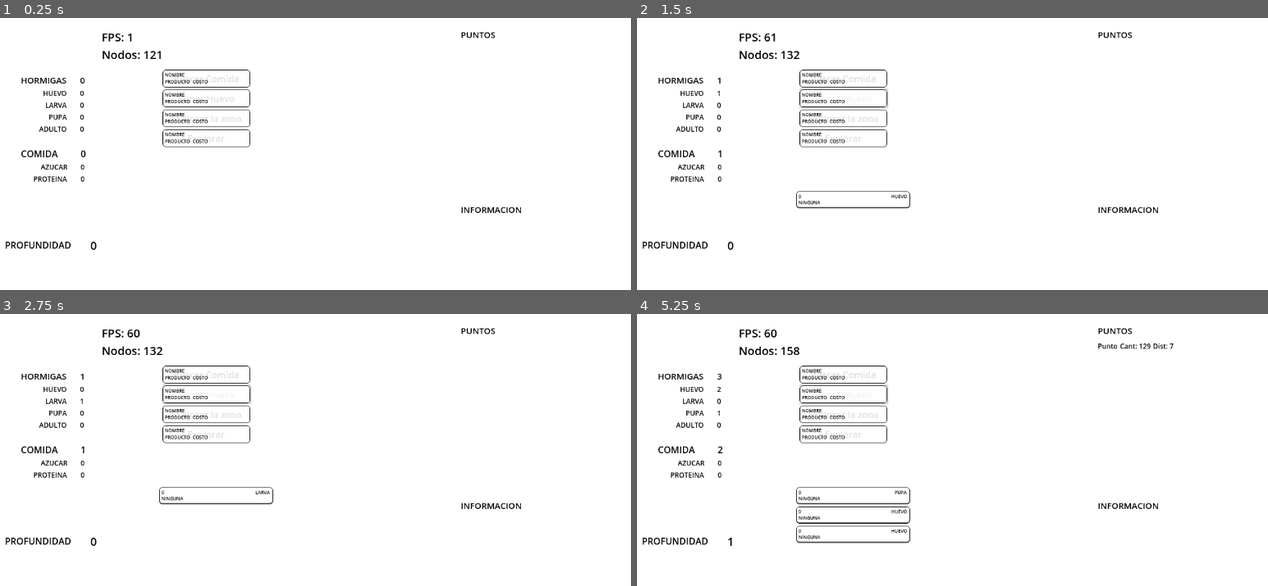
Above: before the commit, frames 1-4 (two rows, left to right).
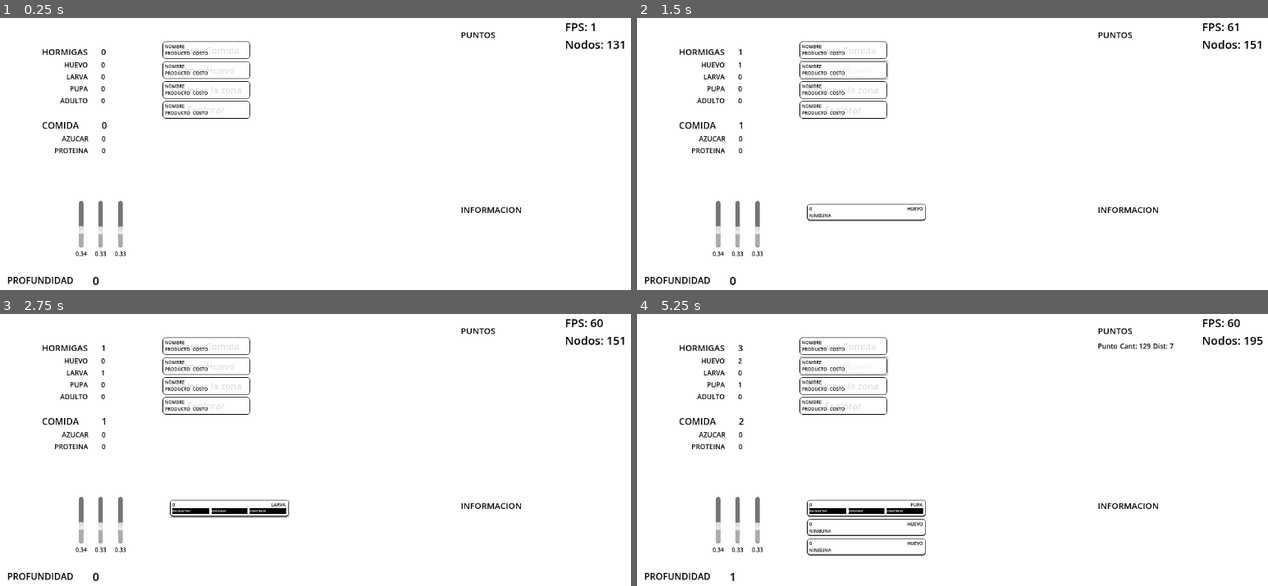
Above: after the commit, the same moments.

Repository: Abiel-z/idle_ants
Game: Godot game, scene res://tscn/base.tscn
Same seed, same stepped clock (60 frames per second), same inputs: the game is played once before the commit and once after it.
Inputs (mouse positions are in pixels of both pictures, inside the frame that each line leads up to):
- Up to frame 1 (0.25 s): no input
- Up to frame 2 (1.5 s): click "Buscar Comida" at 0.5 s; click "Poner Huevo" at 1.25 s
- Up to frame 3 (2.75 s): click (227, 507) at 2.02 s
- Up to frame 4 (5.25 s): click "Explorar la zona" at 2.75 s; click "Explorar" at 3.5 s; click "Buscar Comida" at 4.25 s; click "Poner Huevo" at 5 s

The runs differ from the first frame. In frame 1, 4.3% of the frame differs, in the area x 0-99%, y 1-99%; in frame 2, 5.1%; in frame 3, 5.4%; in frame 4, 6.4%, in the area x 0-100%, y 1-99%.

Commit message:
implementacion sliders de prioridades

Diff:
--- a/gd/controller_botones_salas.gd
+++ b/gd/controller_botones_salas.gd
@@ -1,6 +1,5 @@
 extends VBoxContainer
 
-signal sala_desbloqueada(sala: SalaData)
 signal construccion_iniciada(sala: SalaData)
 
 @export var boton_scene : PackedScene
@@ -9,15 +8,13 @@
 var botones := {}
 
 func _ready():
+	ControllerExcavacion.connect("sala_desbloqueada", _check_desbloqueos)
 	salas_disponibles = ControllerExcavacion.salas_disponibles
 	for sala in salas_disponibles:
 		sala.connect("datos_cambiados" , _check_desbloqueos)
 
-func _process(delta):
-	_check_desbloqueos()
-
 func crear_boton(sala: SalaData, callback: Callable, contenedor: Node):
-	if sala in botones:
+	if sala.id in botones:
 		return
 
 	var boton = boton_scene.instantiate()
@@ -27,6 +24,8 @@
 	botones[sala.id] = boton
 
 func _check_desbloqueos():
+	print("SALAS DISPONIBLES")
+	print(salas_disponibles)
 	for sala in salas_disponibles:
 		if sala.estado != SalaData.Estado.BLOQUEADA:
 			continue
@@ -35,7 +34,7 @@
 			desbloquear_sala(sala)
 
 func desbloquear_sala(sala: SalaData):
-	emit_signal("sala_desbloqueada", sala.nombre)
+	emit_signal("sala_desbloqueada", sala)
 	crear_boton(
 		sala,
 		func():comprar_sala(sala),
--- a/gd/controller_excavacion.gd
+++ b/gd/controller_excavacion.gd
@@ -1,14 +1,20 @@
 extends Node
 
-var profundidad := 0.0
+signal sala_desbloqueada
+
+var profundidad : int = 0
 
 var salas_disponibles : Array[SalaData] = []
 var salas_en_construccion : Array[SalaData] = []
+var salas_desbloqueadas : Array[SalaData] = []
 
 func _ready():
 	cargar_salas()
 
 func _process(delta):
+	for sala in salas_disponibles:
+		if sala.estado == SalaData.Estado.BLOQUEADA and profundidad >= sala.profundidad_desbloqueo:
+			emit_signal("sala_desbloqueada")
 	get_salas_en_construccion()
 
 func excavar(cantidad):
--- a/gd/controller_logs_informacion.gd
+++ b/gd/controller_logs_informacion.gd
@@ -28,7 +28,7 @@
 	txt_display_informacion.scroll_to_line(txt_display_informacion.get_line_count())
 
 func _on_sala_desbloqueada(sala):
-	agregar_log("Ahora puedes construir : " + sala)
+	agregar_log("Ahora puedes construir : " + sala.nombre)
 
 func _on_error_entrega(causa):
 	agregar_log(causa)
--- /dev/null
+++ b/gd/controller_seleccion_hormigas.gd
@@ -0,0 +1,64 @@
+extends ScrollContainer
+
+signal seleccion_cambiada(hormigas)
+
+var hormigas_seleccionadas := []
+
+@onready var layout = $layout_lista_hormigas
+@onready var ui_sliders = get_node("/root/BASE/escena_principal/HUD_1/ui_sliders")
+
+
+var ignorar_actualizacion := false
+
+func _ready():
+	ui_sliders.connect("prioridades_cambiadas", _on_prioridades_cambiadas)
+
+
+# Called every frame. 'delta' is the elapsed time since the previous frame.
+func _process(delta):
+	pass
+
+func _on_prioridades_cambiadas(valores):
+	print("PRIORIDADES CAMBIADAS")
+	ignorar_actualizacion = true
+	for h in hormigas_seleccionadas:
+		h.prioridad_recolectar = valores["recolectar"]
+		h.prioridad_explorar = valores["explorar"]
+		h.prioridad_construir = valores["construir"]
+		layout.items[h].actualizar_barra()
+	ignorar_actualizacion = false
+
+func toggle_hormiga(hormiga):
+	print("func toggle_homiga ejecutandose")
+	if hormiga in hormigas_seleccionadas:
+		hormigas_seleccionadas.erase(hormiga)
+	else :
+		hormigas_seleccionadas.append(hormiga)
+	emit_signal("seleccion_cambiada", hormigas_seleccionadas)
+	actualizar_visual()
+	actualizar_sliders_desde_seleccion()
+
+func actualizar_visual():
+	for h in layout.items.keys():
+		var item = layout.items[h]
+		item.set_seleccionada(h in hormigas_seleccionadas)
+
+func actualizar_sliders_desde_seleccion():
+	print("func actualizar_sliders_desde_seleccion ejecutandose")
+	if ignorar_actualizacion:
+		return
+	if hormigas_seleccionadas.is_empty():
+		return
+	var promedio = {
+		"recolectar" : 0.0,
+		"explorar": 0.0,
+		"construir": 0.0
+	}
+	for h in hormigas_seleccionadas:
+		promedio["recolectar"] += h.prioridad_recolectar
+		promedio["explorar"] += h.prioridad_explorar
+		promedio["construir"] += h.prioridad_construir
+	var n = hormigas_seleccionadas.size()
+	for k in promedio:
+		promedio[k] /= n
+	ui_sliders.set_valores(promedio)
--- a/gd/hormiga.gd
+++ b/gd/hormiga.gd
@@ -38,15 +38,19 @@
 var salud := 100.0
 
 var consumo_por_tick := 0.1
-var mordisco_por_tick := 0.5
+var mordisco_por_tick : float = 0.5
 var hambre_max := 10.0
+
+# --- VARIABLES PRIORIDADES ---
+var prioridad_recolectar := 0.34
+var prioridad_explorar := 0.33
+var prioridad_construir := 0.33
 
 var en_exterior := false
 var muerta := false
 
 var buff_recoleccion := 1.0
 var sala_seleccionada : SalaData = null
-
 
 # -- FUNCIONES CONTROL --
 func _init():
@@ -130,30 +134,34 @@
 # -- FUNCIONES VITALES --
 
 func get_salas_por_construir() -> Array:
-	var lista_en_construccion : Array = []
-	var salas_disponibles = ControllerExcavacion.salas_disponibles
-	for sala in salas_disponibles:
+	var lista := []
+	for sala in ControllerExcavacion.salas_disponibles:
 		if sala.estado == SalaData.Estado.EN_CONSTRUCCION:
-			lista_en_construccion.append(sala)
-			return lista_en_construccion
-	return lista_en_construccion
+			lista.append(sala)
+	return lista
 
 # --- FUNCIONES IDLE ---
 func idle():
-
 	if hambre < 5 and not en_exterior:
 		iniciar_comer()
 		return
-	if randf() < 0.05:
-		if get_salas_por_construir() != null:
+	elegir_accion()
+
+func elegir_accion():
+	var total = prioridad_recolectar + prioridad_explorar + prioridad_construir
+	var r = randf() * total
+
+	if r < prioridad_construir:
+		if get_salas_por_construir().size() > 0:
 			iniciar_excavacion()
 			return
-	if randf() < 0.10:
+	if r < prioridad_construir + prioridad_explorar:
 		iniciar_exploracion()
 		return
-	var punto = ControllerForrajeo.obtener_punto()
-	if punto != null:
-		asignar_punto(punto)
+	else:
+		var punto = ControllerForrajeo.obtener_punto()
+		if punto != null:
+			asignar_punto(punto)
 # --- FUNCIONES IDLE ---
 
 # -- FUCNIONES EXPLORACION --
@@ -273,9 +281,7 @@
 		return
 	sala_seleccionada = ControllerExcavacion.salas_en_construccion.pick_random()
 
-
 func excavar(sala : SalaData):
-	# RECIBIR SALA A EXCAVAR EN SALAS_DISPONIBLES
 	var sala_elegida = sala
 	if sala_elegida == null:
 		return
--- a/gd/salaData.gd
+++ b/gd/salaData.gd
@@ -16,6 +16,7 @@
 @export var estado := Estado.BLOQUEADA
 @export var profundidad_desbloqueo : int = 0
 @export var costo : int = 100
+@export var material_total : float = 60
 @export var material_restante : float = 60
 @export var descripcion : String
 
--- a/gd/ui_boton_sala_desbloqueada.gd
+++ b/gd/ui_boton_sala_desbloqueada.gd
@@ -5,6 +5,7 @@
 @onready var lab_estado = $general/vertical/horizontal_1/estado
 @onready var lab_materia_restante = $general/vertical/horizontal_2/materia_restante
 @onready var lab_cantidad = $general/vertical/horizontal_2/cantidad
+@onready var barra_progreso = $general/vertical/horizontal_3/barra_progreso
 
 var data : SalaData
 
@@ -49,10 +50,16 @@
 	actualizar()
 
 func actualizar():
-	print("ACTUALIZANDO SALA EN CONSTRUCCION", data.id)
 	if not data:
 		return
+
 	if data.estado == SalaData.Estado.EN_CONSTRUCCION :
+
+		barra_progreso.visible = true
+		var progreso_restante : float = 1.0 - (data.material_restante / data.material_total)
+		barra_progreso.value = progreso_restante * 100
+
+
 		lab_nombre.text = data.nombre
 		lab_estado.text = estado_a_texto(data.estado)
 
@@ -64,6 +71,6 @@
 	if data.estado == SalaData.Estado.CONSTRUIDA:
 		lab_nombre.text = data.nombre
 		lab_estado.text = estado_a_texto(data.estado)
-
+		barra_progreso.visible = false
 		lab_cantidad.visible = false
 		lab_materia_restante.visible = false
--- a/gd/ui_hormiga.gd
+++ b/gd/ui_hormiga.gd
@@ -1,20 +1,60 @@
-extends Control
+extends Button
 
 @onready var lab_tipo = $container/top/nombre
 @onready var lab_estado = $container/top/estado
-@onready var lab_accion = $container/sub/accion
-@onready var lab_cantidad = $container/sub/cantidad
-@onready var lab_estado_recoleccion = $container/sub/estado_recoleccion
+@onready var lab_accion = $container/sub/textos/accion
+@onready var lab_cantidad = $container/sub/textos/cantidad
+@onready var lab_estado_recoleccion = $container/sub/textos/estado_recoleccion
+
+
+@onready var lay_barra = $container/sub/lay_barra
+@onready var lay_textos = $container/sub/textos
+
+@onready var barra_recolectar = $container/sub/lay_barra/container_barra/barra_recolectar
+@onready var barra_explorar = $container/sub/lay_barra/container_barra/barra_explorar
+@onready var barra_construir = $container/sub/lay_barra/container_barra/barra_construir
+
 
 var hormiga
 
 func _ready():
 	if hormiga != null:
 		actualizar()
+	mostrar_textos()
+
+func _pressed():
+	get_parent().get_parent().toggle_hormiga(hormiga)
+
+func actualizar_barra():
+	if hormiga == null:
+		return
+	barra_recolectar.size_flags_stretch_ratio = hormiga.prioridad_recolectar
+	barra_explorar.size_flags_stretch_ratio = hormiga.prioridad_explorar
+	barra_construir.size_flags_stretch_ratio = hormiga.prioridad_construir
 
 func set_hormiga(h):
 	hormiga = h
 	call_deferred("actualizar")
+
+func mostrar_barra():
+	print("mostrando_barra")
+	lay_barra.visible = true
+	lay_textos.visible = false
+
+func mostrar_textos():
+	print("mostrando_textos")
+	lay_barra.visible = false
+	lay_textos.visible = true
+
+
+func set_seleccionada(valor: bool):
+	if valor:
+		self_modulate = Color.WHITE
+		mostrar_barra()
+	else:
+		self_modulate = Color.DIM_GRAY
+		mostrar_textos()
+
 
 func actualizar():
 	if hormiga == null:
@@ -30,3 +70,4 @@
 	else:
 		lab_estado_recoleccion.text = ""
 		lab_cantidad.text = ""
+	actualizar_barra()
--- /dev/null
+++ b/gd/ui_sliders.gd
@@ -0,0 +1,85 @@
+extends Control
+
+signal prioridades_cambiadas(valores :Dictionary)
+
+@onready var slider_recolectar : Slider = $horizontal_1/vertical_1/slider_recolectar
+@onready var slider_explorar : Slider = $horizontal_1/vertical_2/slider_explorar
+@onready var slider_construir : Slider = $horizontal_1/vertical_3/slider_construir
+
+@onready var texto_recolectar : Label = $horizontal_1/vertical_1/valor_recolectar
+@onready var texto_explorar : Label = $horizontal_1/vertical_2/valor_explorar
+@onready var texto_construir : Label = $horizontal_1/vertical_3/valor_construir
+
+var valores = {
+	"recolectar" : 0.34,
+	"explorar" : 0.33,
+	"construir" : 0.33
+}
+var actualizando := false
+
+func _ready():
+	slider_recolectar.value_changed.connect(_on_slider_recolectar)
+	slider_explorar.value_changed.connect(_on_slider_explorar)
+	slider_construir.value_changed.connect(_on_slider_construir)
+
+	slider_recolectar.step = 0.01
+	slider_explorar.step = 0.01
+	slider_construir.step = 0.01
+
+	actualizar_sliders()
+	actualizar_textos()
+
+
+func actualizar_sliders():
+	slider_recolectar.value = valores["recolectar"]
+	slider_explorar.value = valores["explorar"]
+	slider_construir.value = valores["construir"]
+
+func _on_slider_construir(value):
+	cambiar_valor("construir", value)
+
+func _on_slider_explorar(value):
+	cambiar_valor("explorar", value)
+
+func _on_slider_recolectar(value):
+	cambiar_valor("recolectar", value)
+
+func actualizar_textos():
+	texto_recolectar.text = "%.2f" % valores["recolectar"]
+	texto_explorar.text = "%.2f" % valores["explorar"]
+	texto_construir.text = "%.2f" % valores["construir"]
+
+
+func set_valores(nuevos: Dictionary):
+	print("set valores llamado")
+	actualizando = true
+	valores = nuevos.duplicate()
+	actualizar_sliders()
+	actualizar_textos()
+	actualizando = false
+
+func cambiar_valor(tipo: String , nuevo_valor: float):
+	if actualizando:
+		return
+	actualizando = true
+	var delta = nuevo_valor - valores [tipo]
+	valores[tipo] = nuevo_valor
+
+	var otros = valores.keys().filter(func(k):return k!=tipo)
+	for k in otros:
+		valores[k] -= delta / otros.size()
+
+	normalizar()
+	actualizar_sliders()
+	actualizar_textos()
+	emit_signal("prioridades_cambiadas", valores)
+	actualizando = false
+
+func normalizar():
+	var total = 0.0
+	for v in valores.values():
+		total += v
+	if total == 0:
+		return
+	for k in valores.keys():
+		valores[k] = clamp(valores[k] / total, 0.0, 1.0)
--- a/tscn/base.tscn
+++ b/tscn/base.tscn
@@ -12,8 +12,10 @@
 [ext_resource type="PackedScene" uid="uid://cfr5j7r3npq7p" path="res://tscn/ui_hormiga.tscn" id="5_j2ixq"]
 [ext_resource type="Script" path="res://gd/controller_botones_salas.gd" id="6_btven"]
 [ext_resource type="PackedScene" uid="uid://r232oo0w42ra" path="res://tscn/ui_boton_sala.tscn" id="7_k3b3j"]
+[ext_resource type="Script" path="res://gd/controller_seleccion_hormigas.gd" id="9_jwwwe"]
 [ext_resource type="Script" path="res://gd/controller_botones_salas_desbloqueadas.gd" id="10_haubx"]
 [ext_resource type="PackedScene" uid="uid://cwo87e1ogx5id" path="res://tscn/ui_boton_sala_desbloqueada.tscn" id="11_s6f7v"]
+[ext_resource type="PackedScene" uid="uid://cc76xwd4bvmf8" path="res://tscn/ui_sliders.tscn" id="15_r0baw"]
 
 [node name="BASE" type="Control"]
 layout_mode = 3
@@ -53,13 +55,20 @@
 layout_mode = 2
 size_flags_horizontal = 3
 size_flags_stretch_ratio = 0.75
+mouse_filter = 2
+
+[node name="ui_sliders" parent="escena_principal/HUD_1" instance=ExtResource("15_r0baw")]
+offset_left = 158.0
+offset_top = 341.0
+offset_right = 258.0
+offset_bottom = 441.0
 
 [node name="FPS" type="Label" parent="escena_principal/HUD_1"]
 layout_mode = 0
-offset_left = 209.0
-offset_top = 38.0
-offset_right = 249.0
-offset_bottom = 66.0
+offset_left = 1023.0
+offset_top = 20.0
+offset_right = 1063.0
+offset_bottom = 48.0
 theme_override_colors/font_color = Color(0, 0, 0, 1)
 theme_override_font_sizes/font_size = 20
 text = "000"
@@ -67,22 +76,12 @@
 
 [node name="hud_inventario" type="Control" parent="escena_principal/HUD_1"]
 layout_mode = 1
-anchors_preset = 15
-anchor_right = 1.0
-anchor_bottom = 1.0
-grow_horizontal = 2
-grow_vertical = 2
-
-[node name="RichTextLabel" type="RichTextLabel" parent="escena_principal/HUD_1/hud_inventario"]
-layout_mode = 1
-anchors_preset = -1
-anchor_left = 0.089
-anchor_top = 0.126
-anchor_right = 0.579
-anchor_bottom = 0.466
-offset_left = 0.306
-offset_top = 0.159996
-text = "HOLA HOLA COMO ESTAMOS PROBANDO PROBANDO"
+anchor_left = 0.192
+anchor_top = 0.104
+anchor_right = 0.737
+anchor_bottom = 0.445
+grow_horizontal = 2
+grow_vertical = 2
 
 [node name="controller_labels_datos" type="HBoxContainer" parent="escena_principal/HUD_1/hud_inventario"]
 layout_mode = 1
@@ -268,7 +267,11 @@
 anchor_left = 0.125
 anchor_top = 0.625
 anchor_right = 0.647
-anchor_bottom = 0.909
+anchor_bottom = 0.856
+offset_left = 4.0
+offset_top = 62.0
+offset_right = 4.0
+offset_bottom = 62.0
 script = ExtResource("3_g108p")
 
 [node name="lay_profundidad" type="HBoxContainer" parent="escena_principal/HUD_1/hud_salas"]
@@ -308,9 +311,9 @@
 clip_contents = true
 layout_mode = 1
 anchors_preset = -1
-anchor_top = 0.17
+anchor_top = 0.093
 anchor_right = 0.75
-anchor_bottom = 0.431
+anchor_bottom = 0.336
 
 [node name="controller_botones_player" type="VBoxContainer" parent="escena_principal/HUD_2/hud_botones/lay_controller_botones"]
 layout_mode = 2
@@ -324,17 +327,26 @@
 script = ExtResource("6_btven")
 boton_scene = ExtResource("7_k3b3j")
 
-[node name="scroll_lay_lista_hormigas" type="ScrollContainer" parent="escena_principal/HUD_2/hud_botones"]
+[node name="lay_seleccion_homigas" type="Control" parent="escena_principal/HUD_2/hud_botones"]
+layout_mode = 1
+anchor_left = 0.032
+anchor_top = 0.534
+anchor_right = 0.536
+anchor_bottom = 0.865
+grow_horizontal = 2
+grow_vertical = 2
+
+[node name="controller_seleccion_hormigas" type="ScrollContainer" parent="escena_principal/HUD_2/hud_botones/lay_seleccion_homigas"]
 custom_minimum_size = Vector2(200, 0)
 layout_mode = 1
-anchors_preset = -1
-anchor_top = 0.5
-anchor_right = 0.45
-anchor_bottom = 0.909
-grow_horizontal = 2
-grow_vertical = 2
-
-[node name="layout_lista_hormigas" type="VBoxContainer" parent="escena_principal/HUD_2/hud_botones/scroll_lay_lista_hormigas"]
+anchors_preset = 15
+anchor_right = 1.0
+anchor_bottom = 1.0
+grow_horizontal = 2
+grow_vertical = 2
+script = ExtResource("9_jwwwe")
+
+[node name="layout_lista_hormigas" type="VBoxContainer" parent="escena_principal/HUD_2/hud_botones/lay_seleccion_homigas/controller_seleccion_hormigas"]
 layout_mode = 2
 size_flags_horizontal = 3
 size_flags_vertical = 3
@@ -344,7 +356,7 @@
 [node name="scroll_lay_lista_salas_construidas" type="ScrollContainer" parent="escena_principal/HUD_2/hud_botones"]
 layout_mode = 1
 anchors_preset = -1
-anchor_left = 0.48
+anchor_left = 0.547
 anchor_top = 0.5
 anchor_right = 0.988
 anchor_bottom = 0.96
--- a/tscn/ui_boton_sala_desbloqueada.tscn
+++ b/tscn/ui_boton_sala_desbloqueada.tscn
@@ -84,3 +84,10 @@
 theme_override_font_sizes/font_size = 8
 text = "00"
 horizontal_alignment = 2
+
+[node name="horizontal_3" type="HBoxContainer" parent="general/vertical"]
+layout_mode = 2
+alignment = 2
+
+[node name="barra_progreso" type="ProgressBar" parent="general/vertical/horizontal_3"]
+layout_mode = 2
--- a/tscn/ui_hormiga.tscn
+++ b/tscn/ui_hormiga.tscn
@@ -16,13 +16,13 @@
 corner_radius_bottom_right = 5
 corner_radius_bottom_left = 5
 
-[node name="ui_hormiga" type="Control"]
+[node name="ui_hormiga" type="Button"]
 custom_minimum_size = Vector2(100, 30)
-layout_mode = 3
-anchors_preset = 0
 offset_right = 100.0
 offset_bottom = 30.0
 size_flags_horizontal = 3
+toggle_mode = true
+flat = true
 script = ExtResource("1_d25f0")
 
 [node name="BORDE" type="Panel" parent="."]
@@ -68,22 +68,93 @@
 text = "LARVA"
 horizontal_alignment = 2
 
-[node name="sub" type="HBoxContainer" parent="container"]
+[node name="sub" type="Control" parent="container"]
 layout_mode = 2
+size_flags_vertical = 3
+mouse_filter = 2
 
-[node name="accion" type="Label" parent="container/sub"]
+[node name="lay_barra" type="Control" parent="container/sub"]
+layout_mode = 1
+anchors_preset = 15
+anchor_right = 1.0
+anchor_bottom = 1.0
+grow_horizontal = 2
+grow_vertical = 2
+mouse_filter = 2
+
+[node name="container_barra" type="HBoxContainer" parent="container/sub/lay_barra"]
+layout_mode = 1
+anchors_preset = -1
+anchor_top = 0.091
+anchor_right = 1.0
+anchor_bottom = 0.731
+grow_horizontal = 2
+grow_vertical = 2
+
+[node name="barra_recolectar" type="ColorRect" parent="container/sub/lay_barra/container_barra"]
+layout_mode = 2
+size_flags_horizontal = 3
+color = Color(0, 0, 0, 1)
+
+[node name="texto_recolectar" type="Label" parent="container/sub/lay_barra/container_barra/barra_recolectar"]
+layout_mode = 0
+offset_top = 1.453
+offset_right = 40.0
+offset_bottom = 24.453
+theme_override_colors/font_color = Color(1, 1, 1, 1)
+theme_override_font_sizes/font_size = 5
+text = "RECOLECTAR"
+
+[node name="barra_explorar" type="ColorRect" parent="container/sub/lay_barra/container_barra"]
+layout_mode = 2
+size_flags_horizontal = 3
+color = Color(0, 0, 0, 1)
+
+[node name="texto_explorar" type="Label" parent="container/sub/lay_barra/container_barra/barra_explorar"]
+layout_mode = 0
+offset_top = 1.453
+offset_right = 40.0
+offset_bottom = 24.453
+theme_override_colors/font_color = Color(1, 1, 1, 1)
+theme_override_font_sizes/font_size = 5
+text = "EXPLORAR"
+
+[node name="barra_construir" type="ColorRect" parent="container/sub/lay_barra/container_barra"]
+layout_mode = 2
+size_flags_horizontal = 3
+color = Color(0, 0, 0, 1)
+
+[node name="texto_construir" type="Label" parent="container/sub/lay_barra/container_barra/barra_construir"]
+layout_mode = 0
+offset_top = 1.453
+offset_right = 40.0
+offset_bottom = 24.453
+theme_override_colors/font_color = Color(1, 1, 1, 1)
+theme_override_font_sizes/font_size = 5
+text = "CONSTRUIR"
+
+[node name="textos" type="HBoxContainer" parent="container/sub"]
+layout_mode = 1
+anchors_preset = 15
+anchor_right = 1.0
+anchor_bottom = 1.0
+grow_horizontal = 2
+grow_vertical = 2
+size_flags_horizontal = 3
+
+[node name="accion" type="Label" parent="container/sub/textos"]
 layout_mode = 2
 theme_override_colors/font_color = Color(0, 0, 0, 1)
 theme_override_font_sizes/font_size = 8
 text = "RECOLECTANDO"
 
-[node name="estado_recoleccion" type="Label" parent="container/sub"]
+[node name="estado_recoleccion" type="Label" parent="container/sub/textos"]
 layout_mode = 2
 theme_override_colors/font_color = Color(0, 0, 0, 1)
 theme_override_font_sizes/font_size = 10
 text = "   "
 
-[node name="cantidad" type="Label" parent="container/sub"]
+[node name="cantidad" type="Label" parent="container/sub/textos"]
 layout_mode = 2
 size_flags_horizontal = 3
 theme_override_colors/font_color = Color(0, 0, 0, 1)
--- /dev/null
+++ b/tscn/ui_sliders.tscn
@@ -0,0 +1,69 @@
+[gd_scene load_steps=2 format=3 uid="uid://cc76xwd4bvmf8"]
+
+[ext_resource type="Script" path="res://gd/ui_sliders.gd" id="1_hptbs"]
+
+[node name="ui_sliders" type="Control"]
+custom_minimum_size = Vector2(100, 100)
+layout_mode = 3
+anchors_preset = 0
+mouse_filter = 2
+script = ExtResource("1_hptbs")
+
+[node name="horizontal_1" type="HBoxContainer" parent="."]
+layout_mode = 1
+anchors_preset = 15
+anchor_right = 1.0
+anchor_bottom = 1.0
+grow_horizontal = 2
+grow_vertical = 2
+
+[node name="vertical_1" type="VBoxContainer" parent="horizontal_1"]
+layout_mode = 2
+size_flags_horizontal = 3
+
+[node name="slider_recolectar" type="VSlider" parent="horizontal_1/vertical_1"]
+layout_mode = 2
+size_flags_horizontal = 4
+size_flags_vertical = 3
+max_value = 1.0
+
+[node name="valor_recolectar" type="Label" parent="horizontal_1/vertical_1"]
+layout_mode = 2
+theme_override_colors/font_color = Color(0, 0, 0, 1)
+theme_override_font_sizes/font_size = 10
+text = "00"
+horizontal_alignment = 1
+
+[node name="vertical_2" type="VBoxContainer" parent="horizontal_1"]
+layout_mode = 2
+size_flags_horizontal = 3
+
+[node name="slider_explorar" type="VSlider" parent="horizontal_1/vertical_2"]
+layout_mode = 2
+size_flags_horizontal = 4
+size_flags_vertical = 3
+max_value = 1.0
+
+[node name="valor_explorar" type="Label" parent="horizontal_1/vertical_2"]
+layout_mode = 2
+theme_override_colors/font_color = Color(0, 0, 0, 1)
+theme_override_font_sizes/font_size = 10
+text = "00"
+horizontal_alignment = 1
+
+[node name="vertical_3" type="VBoxContainer" parent="horizontal_1"]
+layout_mode = 2
+size_flags_horizontal = 3
+
+[node name="slider_construir" type="VSlider" parent="horizontal_1/vertical_3"]
+layout_mode = 2
+size_flags_horizontal = 4
+size_flags_vertical = 3
+max_value = 1.0
+
+[node name="valor_construir" type="Label" parent="horizontal_1/vertical_3"]
+layout_mode = 2
+theme_override_colors/font_color = Color(0, 0, 0, 1)
+theme_override_font_sizes/font_size = 10
+text = "00"
+horizontal_alignment = 1
Not shown: 1 places in tscn/base.tscn that only renumber resources
Not shown, changed: export/index.pck
